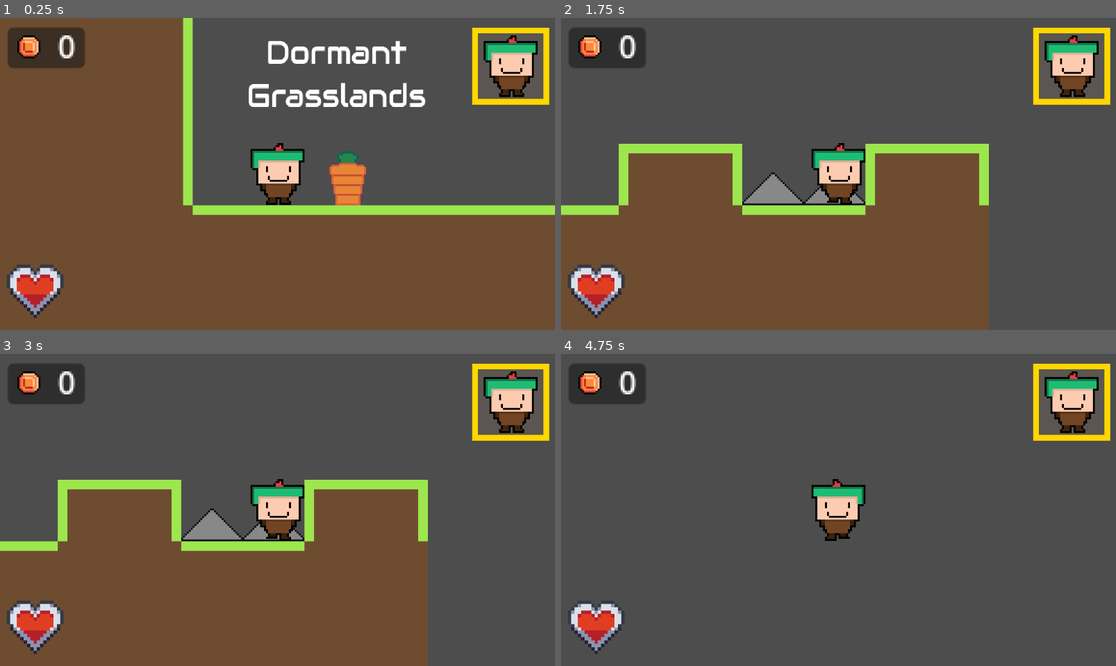
Above: before the commit, frames 1-4 (two rows, left to right).
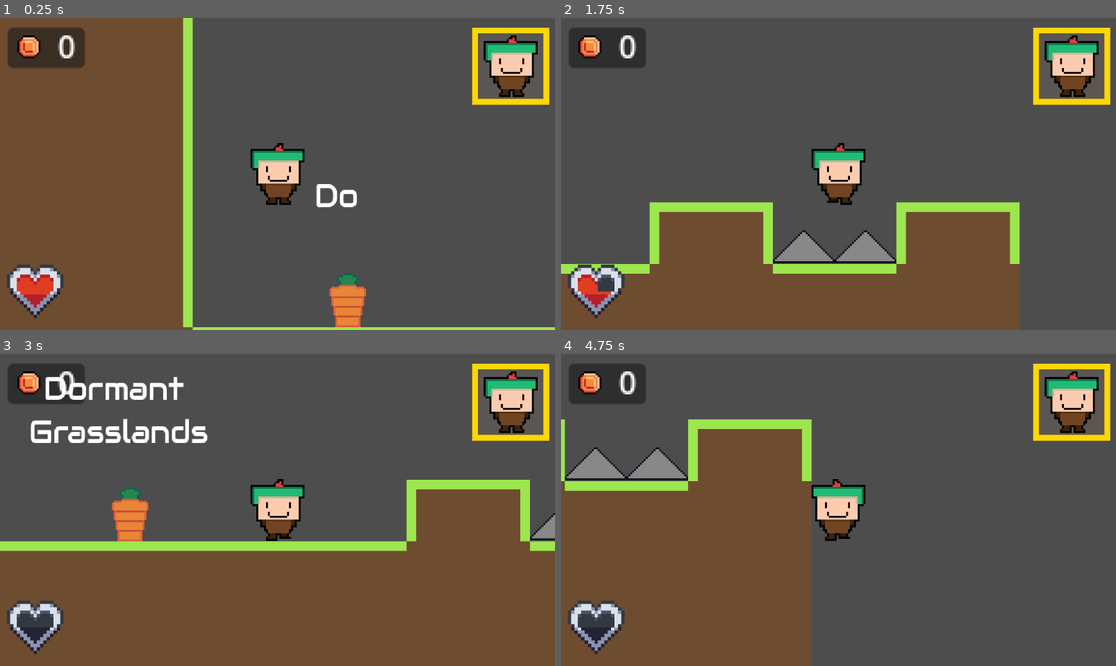
Above: after the commit, the same moments.

Repository: PenguWoodGanon/Path-of-Pablo
Game: Godot game, scene res://Scenes/Levels/dormant_grasslands.tscn
The game is run twice, just before and just after one commit, with the same random seed, the same clock (stepped at 60 frames per second) and the same inputs. This scene is started directly instead of the project's main scene.
Inputs:
- Up to frame 1 (0.25 s): no input
- Up to frame 2 (1.75 s): hold D (right) from 0.53 s (still down); tap C (character_selection) at 0.6 s; tap W (jump) at 0.77, 1.52 s; tap - (minus) at 1.35 s
- Up to frame 3 (3 s): release D (right) at 2.03 s; hold A (left) 2.03-2.78 s; tap = (plus) at 2.1 s; hold D (right) from 2.78 s (still down); tap C (character_selection) at 2.85 s
- Up to frame 4 (4.75 s): tap W (jump) at 3.02, 3.77, 4.52 s; tap - (minus) at 3.6 s; release D (right) at 4.28 s; hold A (left) from 4.28 s (still down); tap = (plus) at 4.35 s

The runs differ from the first frame. In frame 1, 30% of the frame differs, in the area x 32-100%, y 7-100%; in frame 2, 22%; in frame 3, 26%; in frame 4, 32%, in the area x 0-46%, y 20-100%.

Commit message:
Dormant Grasslands

Diff:
--- a/Godot - Path of Pablo/Scenes/Levels/dormant_grasslands.tscn
+++ b/Godot - Path of Pablo/Scenes/Levels/dormant_grasslands.tscn
@@ -13,7 +13,9 @@
 [ext_resource type="Texture2D" uid="uid://bchv00qyuu8u0" path="res://Assets/Players/Slime/Slime.png" id="11_wxnti"]
 [ext_resource type="Texture2D" uid="uid://dwi7yc1ft8n47" path="res://Assets/Players/Speed/Speed-Icon.png" id="12_uy8nd"]
 [ext_resource type="Texture2D" uid="uid://cm1x3xy0opse7" path="res://Assets/Other/coin2_16x16.png" id="13_h0onb"]
-[ext_resource type="FontFile" uid="uid://2iswwv0mx8lo" path="res://Assets/Fonts/Audiowide-Regular.ttf" id="14_15son"]
+[ext_resource type="FontFile" uid="uid://2iswwv0mx8lo" path="res://Assets/Audiowide-Regular.ttf" id="14_15son"]
+[ext_resource type="PackedScene" uid="uid://bbgxx1swxtutd" path="res://Scenes/Objects/spikes.tscn" id="15_b6t1p"]
+[ext_resource type="Script" uid="uid://d4g044ubycgkv" path="res://Scripts/title_dormant.gd" id="15_truun"]
 
 [sub_resource type="TileSetAtlasSource" id="TileSetAtlasSource_c0ihv"]
 texture = ExtResource("1_epmka")
@@ -349,18 +351,15 @@
 "speed": 6.0
 }]
 
-[sub_resource type="RectangleShape2D" id="RectangleShape2D_15son"]
-size = Vector2(64, 17)
-
 [node name="Dormant Grasslands" type="Node2D"]
 
 [node name="TileMap" type="TileMap" parent="."]
 tile_set = SubResource("TileSet_xm3p5")
 format = 2
-layer_0/tile_data = PackedInt32Array(65534, 1, 0, 65535, 1,  …(1098 unchanged characters)… , 65537, 1, -65530, 1, 1, -65526, 1, 1, -65527, 65537, 1, 10, 1, 2, 65546, 1, 2, 131082, 1, 2, -65529, 196609, 4, -65528, 196609, 4)
+layer_0/tile_data = PackedInt32Array(65534, 1, 0, 65535, 1,  …(1098 unchanged characters)… , 65537, 1, -65530, 1, 1, -65526, 1, 1, 10, 1, 2, 65546, 1, 2, 131082, 1, 2, -65527, 65537, 1)
 
 [node name="Global_Characters" parent="." instance=ExtResource("2_dl4dk")]
-position = Vector2(-20, -20)
+position = Vector2(-20, -108)
 
 [node name="Camera2D" type="Camera2D" parent="Global_Characters"]
 zoom = Vector2(4, 4)
@@ -426,15 +425,23 @@
 Grasslands"
 horizontal_alignment = 1
 vertical_alignment = 1
-
-[node name="Spike1" type="Area2D" parent="."]
-position = Vector2(258, -15)
-
-[node name="CollisionShape2D" type="CollisionShape2D" parent="Spike1"]
-position = Vector2(-2, 6.5)
-shape = SubResource("RectangleShape2D_15son")
-
-[node name="HitTimer" type="Timer" parent="Spike1"]
-wait_time = 1.5
-
-[connection signal="body_entered" from="Spike1" to="Global_Characters" method="_on_spike_1_body_entered"]
+script = ExtResource("15_truun")
+
+[node name="Timer" type="Timer" parent="Title"]
+wait_time = 0.1
+autostart = true
+
+[node name="Spikes" parent="." instance=ExtResource("15_b6t1p")]
+position = Vector2(240, -9)
+
+[node name="DestinationPoint" parent="Spikes" index="2"]
+position = Vector2(-27, -35)
+
+[node name="Spikes2" parent="." instance=ExtResource("15_b6t1p")]
+position = Vector2(272, -9)
+
+[node name="DestinationPoint" parent="Spikes2" index="2"]
+position = Vector2(-59, -35)
+
+[editable path="Spikes"]
+[editable path="Spikes2"]
--- /dev/null
+++ b/Godot - Path of Pablo/Scenes/Objects/spikes.tscn
@@ -0,0 +1,25 @@
+[gd_scene load_steps=3 format=3 uid="uid://bbgxx1swxtutd"]
+
+[ext_resource type="Script" uid="uid://bkw1j6w0qcxgr" path="res://Scripts/spikes.gd" id="1_8h1qs"]
+[ext_resource type="Texture2D" uid="uid://crrx8f0y6xjc3" path="res://Assets/TileMaps/Grass TileMap.png" id="1_mall3"]
+
+[node name="Spikes" type="Area2D"]
+script = ExtResource("1_8h1qs")
+
+[node name="Sprite2D" type="Sprite2D" parent="."]
+texture = ExtResource("1_mall3")
+region_enabled = true
+region_rect = Rect2(96, 143, 32, 17)
+
+[node name="HitBox" type="CollisionPolygon2D" parent="."]
+position = Vector2(0, 1)
+polygon = PackedVector2Array(-15, 7, 0, -8, 14, 7)
+
+[node name="DestinationPoint" type="Marker2D" parent="."]
+position = Vector2(-46, -26)
+
+[node name="Timer" type="Timer" parent="."]
+wait_time = 0.496
+
+[connection signal="body_entered" from="." to="." method="_on_spikes_entered"]
+[connection signal="timeout" from="Timer" to="." method="when_timer_finished"]
--- a/Godot - Path of Pablo/Scripts/global_characters.gd
+++ b/Godot - Path of Pablo/Scripts/global_characters.gd
@@ -107,7 +107,3 @@
 func print_hitbox_size():
 	print("Width: ", hitbox.shape.size.x)
 	print("Height: ", hitbox.shape.size.y)
-
-
-func _on_spike_1_body_entered(body):
-	Global.health =- 1
--- /dev/null
+++ b/Godot - Path of Pablo/Scripts/spikes.gd
@@ -0,0 +1,15 @@
+extends Area2D
+
+var entered = false
+@onready var timer = $Timer
+
+func _on_spikes_entered(body: Node2D):
+	if entered == false:
+		body.set_position($DestinationPoint.global_position)
+		Global.health -= 1
+		timer.start()
+
+
+
+func when_timer_finished():
+	entered = false
--- /dev/null
+++ b/Godot - Path of Pablo/Scripts/title_dormant.gd
@@ -0,0 +1,14 @@
+extends Label
+
+var full_text: String = "Dormant
+Grasslands"
+
+func _ready():
+	self.text = full_text
+	self.visible_characters = 0
+	$Timer.connect("timeout", _on_timer_timeout)
+
+func _on_timer_timeout():
+	self.visible_characters += 1
+	if self.visible_characters == self.get_total_character_count():
+		$Timer.stop()
--- a/Godot - Path of Pablo/project.godot
+++ b/Godot - Path of Pablo/project.godot
@@ -22,6 +22,10 @@
 [display]
 
 window/stretch/aspect="expand"
+
+[global_group]
+
+player=""
 
 [input]
 
Renamed: Godot - Path of Pablo/Assets/Fonts/Audiowide-Regular.ttf -> Godot - Path of Pablo/Assets/Audiowide-Regular.ttf
Not shown, changed: Godot - Path of Pablo/Assets/Audiowide-Regular.ttf.import
Not shown: 1 places in Godot - Path of Pablo/Scenes/Levels/dormant_grasslands.tscn that only renumber resources
Not shown, added: Godot - Path of Pablo/Scripts/spikes.gd.uid
Not shown, added: Godot - Path of Pablo/Scripts/title_dormant.gd.uid
